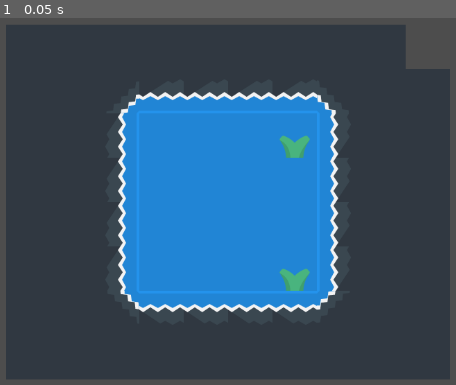
Above: before the commit, frame 1.
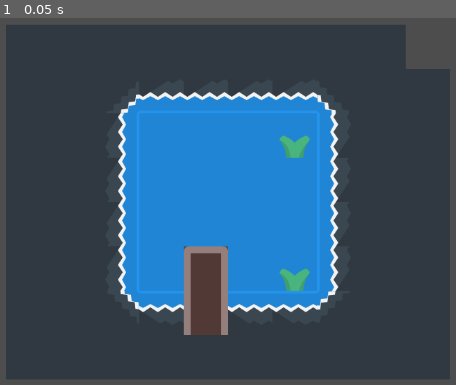
Above: after the commit, the same moment.

Repository: Kyle01/GodotTileMapTutorial
Game: Godot game, scene res://tileset/tile_map.tscn
The game is run twice, just before and just after one commit, with the same random seed, the same clock (stepped at 60 frames per second) and the same inputs. The project has no main scene, so this scene is started directly.
Inputs:
- Up to frame 1 (0.05 s): no input

The runs differ from the first frame. In frame 1, 2.3% of the frame differs, in the area x 40-50%, y 62-87%.

Commit message:
Create Doc

Diff:
--- a/tileset/tile_map.tscn
+++ b/tileset/tile_map.tscn
@@ -6,6 +6,6 @@
 tile_set = ExtResource("1_tcvo2")
 format = 2
 layer_0/name = "base"
-layer_0/tile_data = PackedInt32Array(327686, 786432, 11, 327 …(105 unchanged characters)… 786432, 11, 393222, 786432, 11, 458759, 786432, 11, 458760, 786432, 11, 524298, 65536, 8, 458762, 327680, 1610612744, 393226, 327680, 1610612744, 327690, 327680, 1610612744, 262154, 327680, 1610612744, 196618, 65536, 1610612744, 196617, 393216, 805306376, 196616, 393216, 805306376, 196615, 393216, 805306376, 196613, 65536, 805306376, 196614, 393216, 805306376, 262149, 327680, 1342177288, 327685, 327680, 1342177288, 393221, 327680, 1342177288, 458757, 327680, 1342177288, 524297, 327680, 8, 524296, 327680, 8, 524295, 327680, 8, 524294, 327680, 8, 524293, 65536, 1342 …(729 unchanged characters)…
+layer_0/tile_data = PackedInt32Array(327686, 786432, 11, 327 …(105 unchanged characters)… 786432, 11, 393222, 786432, 11, 458759, 1245184, 5, 458760, 786432, 11, 524298, 65536, 8, 458762, 327680, 1610612744, 393226, 327680, 1610612744, 327690, 327680, 1610612744, 262154, 327680, 1610612744, 196618, 65536, 1610612744, 196617, 393216, 805306376, 196616, 393216, 805306376, 196615, 393216, 805306376, 196613, 65536, 805306376, 196614, 393216, 805306376, 262149, 327680, 1342177288, 327685, 327680, 1342177288, 393221, 327680, 1342177288, 458757, 327680, 1342177288, 524297, 327680, 8, 524296, 327680, 8, 524295, 1245184, 6, 524294, 327680, 8, 524293, 65536, 1342 …(729 unchanged characters)…
 layer_1/name = "textures"
 layer_1/tile_data = PackedInt32Array(458761, 655360, 2, 262153, 655360, 2)
